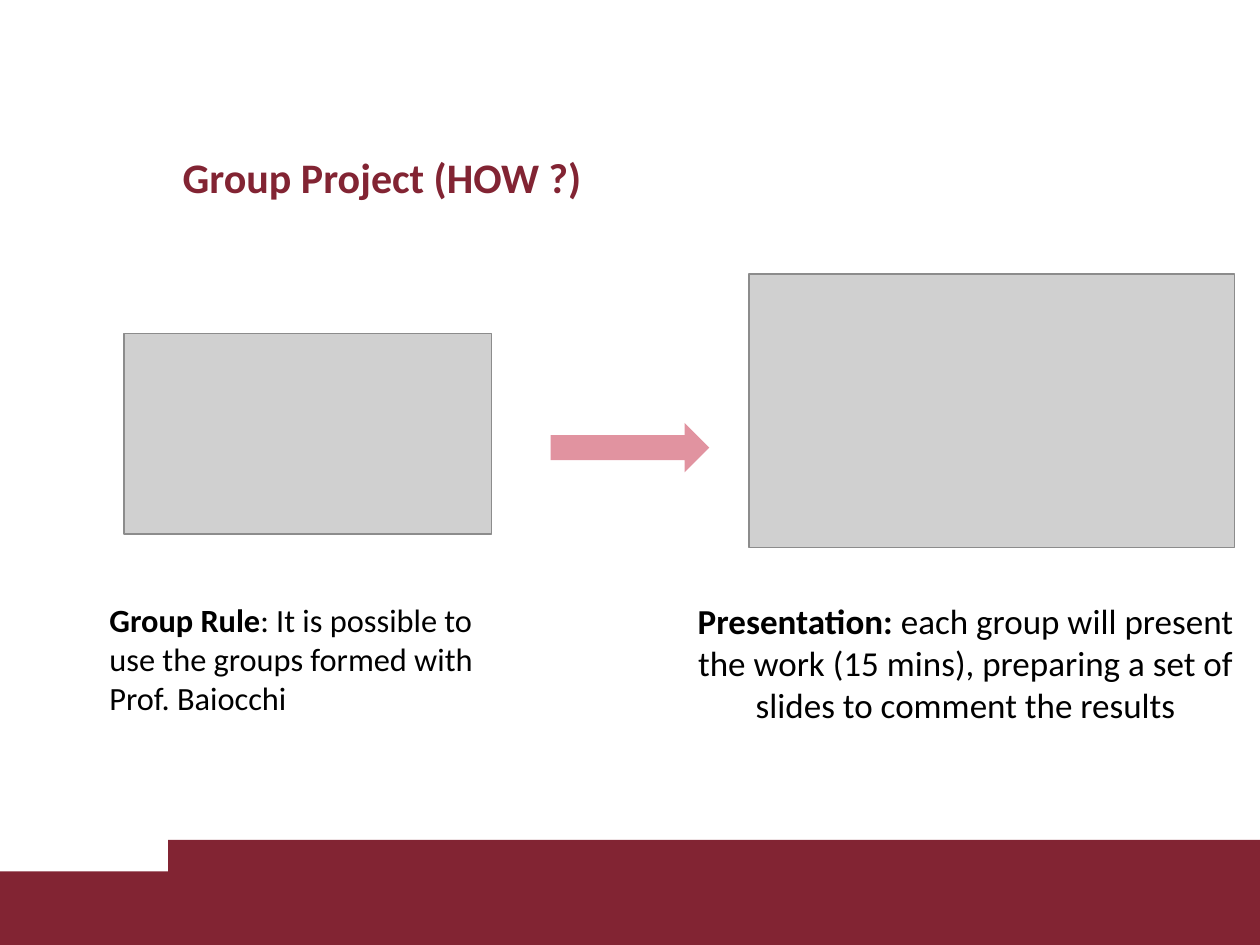
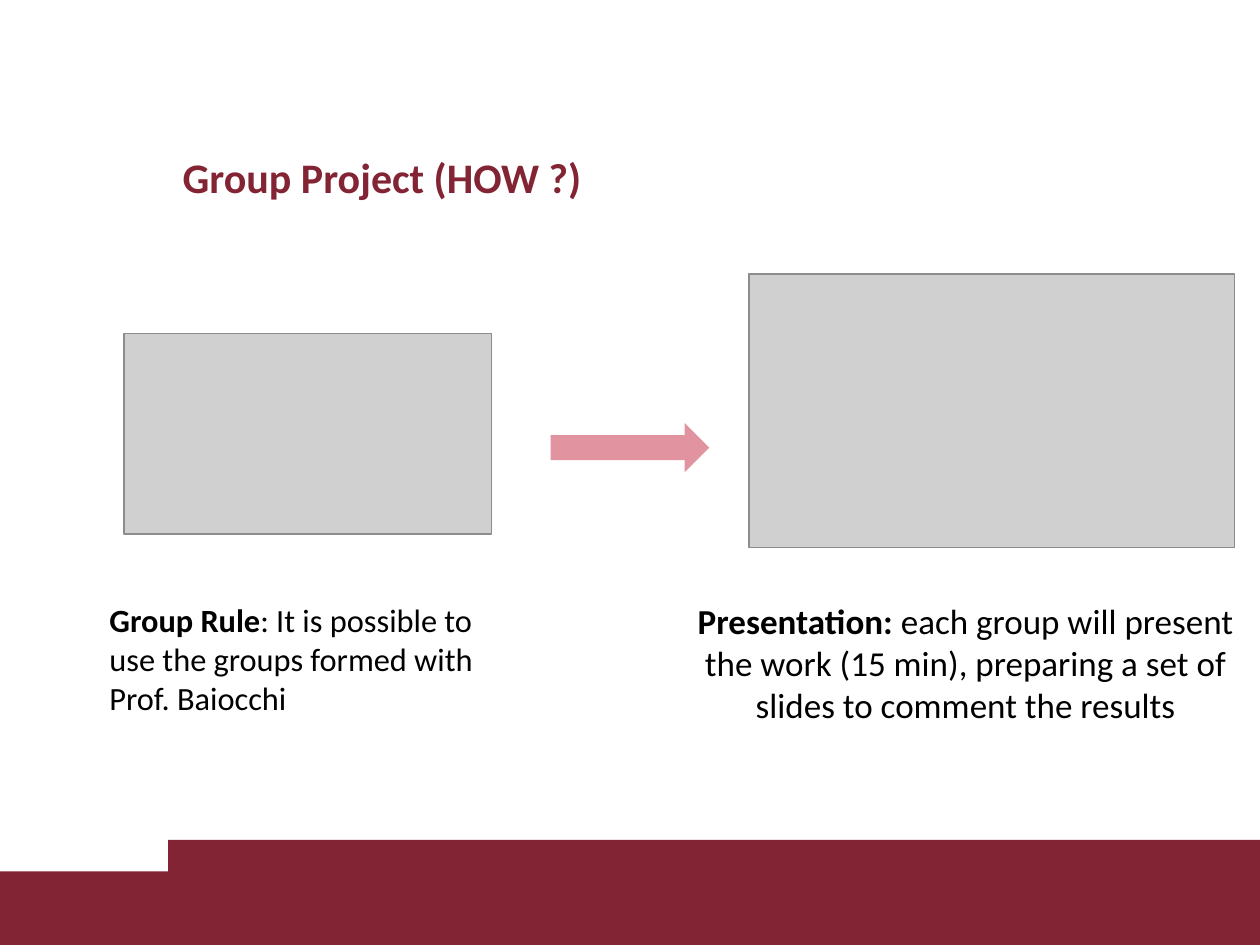
Before and after one commit to davaureli/NBD_LabSession, a slide deck: slide 6 of Lectures Complete/Lectures Complete.pptx. Drawn at 1260x945 pixels with LibreOffice and Linux fonts; fonts in the diff are those of the drawing; grey boxes stand for pictures; background and template pictures are left out. Boxes give left, top, right and bottom in pixels: in the first picture for what was removed or moved away, otherwise in the second. Text is boxed around its words. In the diff, an @@ line names an element or a change of style, - is before the commit and + after.

```diff
--- a/Lectures Complete/Lectures Complete.pptx
+++ b/Lectures Complete/Lectures Complete.pptx
@@ text at <box>698,609,1234,719</box>: text changed @@
-Presentation: each group will present the work (15 mins), preparing a set of slides to comment the results
+Presentation: each group will present the work (15 min), preparing a set of slides to comment the results
```
